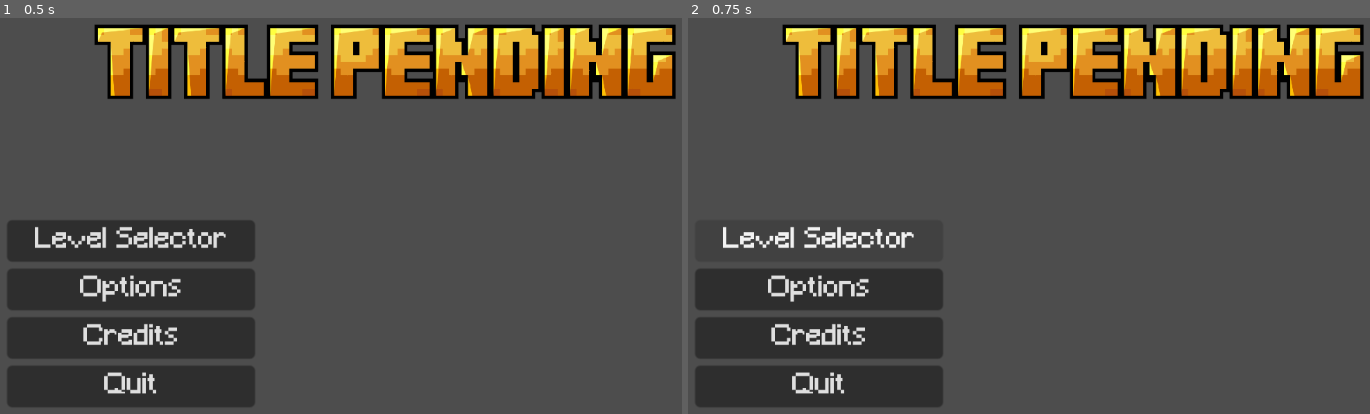
Above: before the commit, frames 1-2 (left to right).
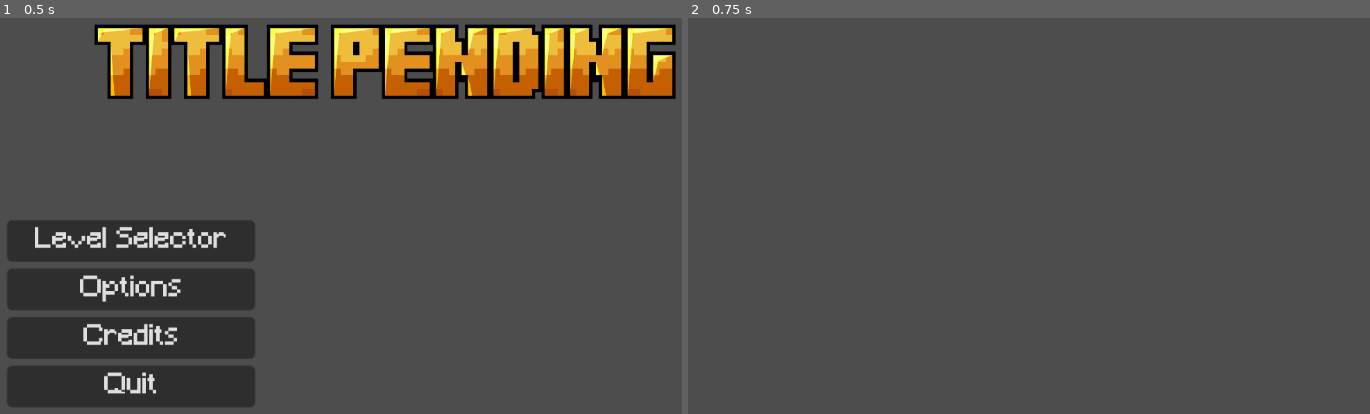
Above: after the commit, the same moments.

Repository: ravewyvern/bad-ideas-game-jam
Game: Godot game, scene res://Scenes/Menus/Main Menu.tscn
The game is run twice, just before and just after one commit, with the same random seed, the same clock (stepped at 60 frames per second) and the same inputs.
Inputs:
- Up to frame 1 (0.5 s): no input
- Up to frame 2 (0.75 s): click "Level Selector" at 0.5 s

Frame 1 is identical in both runs. In frame 2, 25% of the frame differs, in the area x 1-100%, y 1-99%.

Commit message:
Fixed level selector

Diff:
--- a/Scripts/menus/main_menu.gd
+++ b/Scripts/menus/main_menu.gd
@@ -8,7 +8,7 @@
 
 func _on_level_button_down() -> void:
 	# load into main game, should eventually open a menu to select which level to play
-	get_tree().change_scene_to_file("res://Scenes/Game.tscn")
+	get_tree().change_scene_to_file("res://Scenes/Maps/Level_1.tscn")
 
 func _on_options_button_down() -> void:
 	 # many add options menu eventually? if not just delete this and the button
